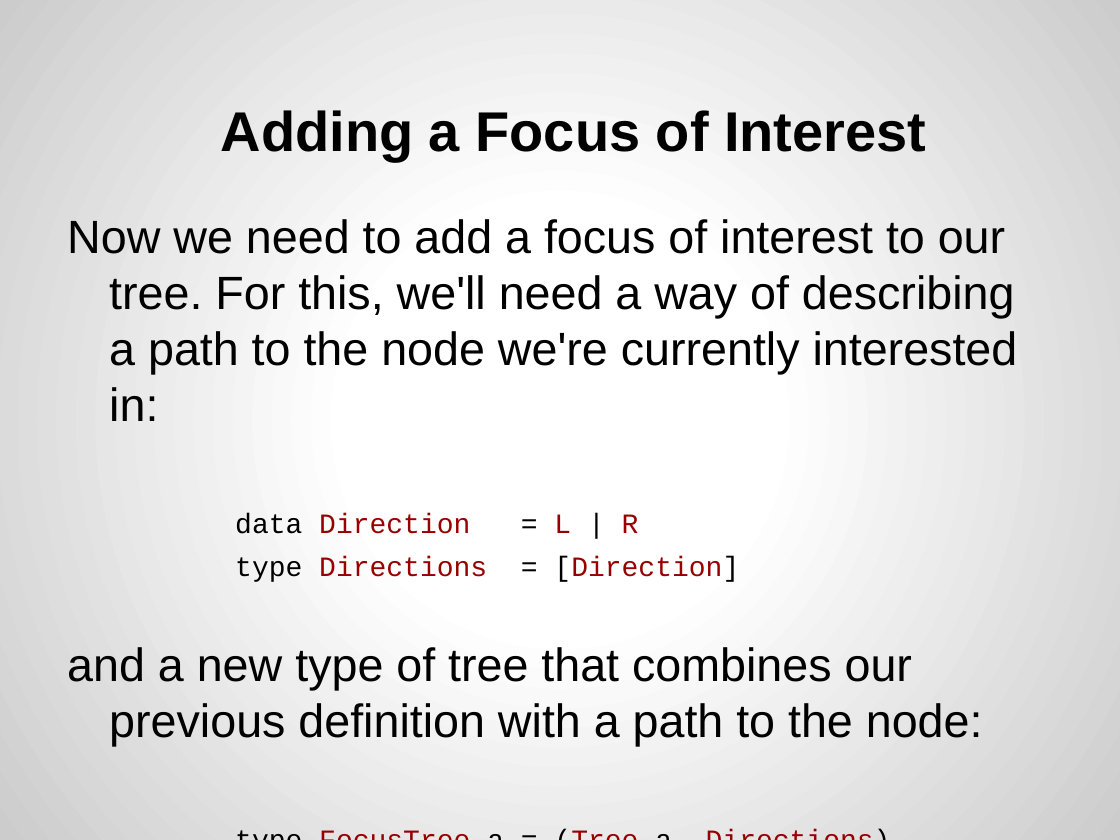
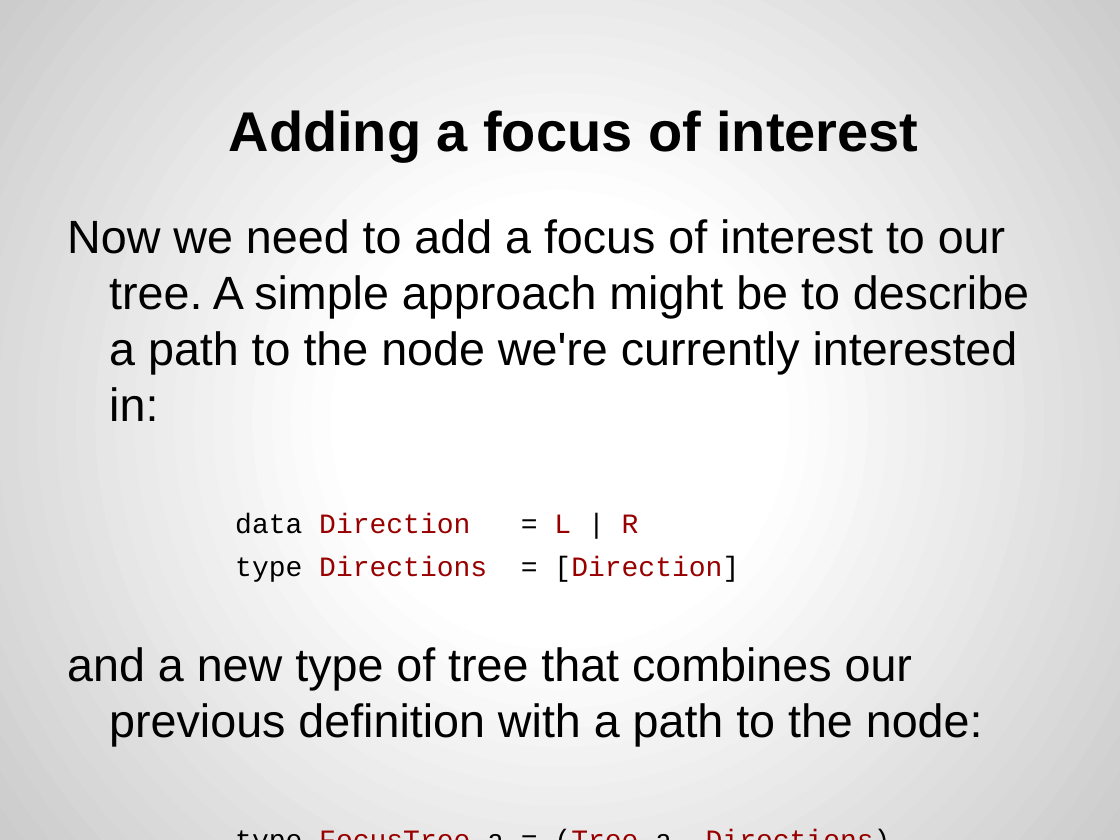
Before and after one commit to joel-wright/ZipperHS, a slide deck: slide 4 of Slides/The Zipper.pptx. Drawn at 1120x840 pixels with LibreOffice and Linux fonts; fonts in the diff are those of the drawing. Boxes give left, top, right and bottom in pixels: in the first picture for what was removed or moved away, otherwise in the second. Text is boxed around its words. In the diff, an @@ line names an element or a change of style, - is before the commit and + after.

```diff
--- a/Slides/The Zipper.pptx
+++ b/Slides/The Zipper.pptx
@@ title at [229,110,918,161]: text changed @@
-Adding a Focus of Interest
+Adding a focus of interest
@@ text at [67,219,1029,421]: text changed @@
-Now we need to add a focus of interest to our tree. For this, we'll need a way of describing a path to the node we're currently interested in:
+Now we need to add a focus of interest to our tree. A simple approach might be to describe a path to the node we're currently interested in:
```
Also in this commit, not shown: 10 other slides changed, 1 other file.
